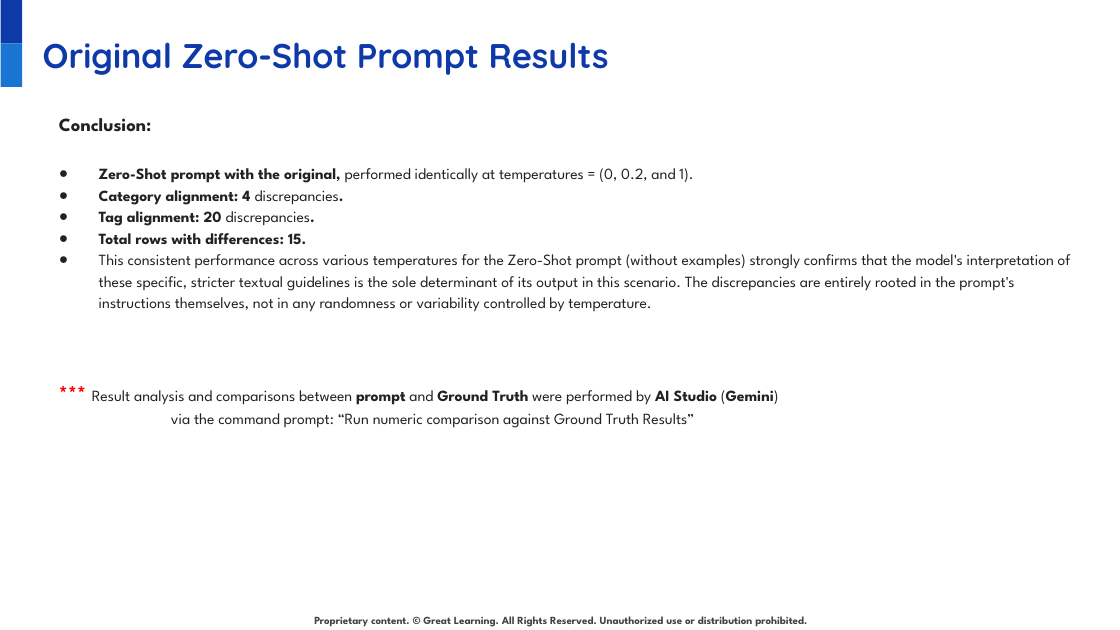
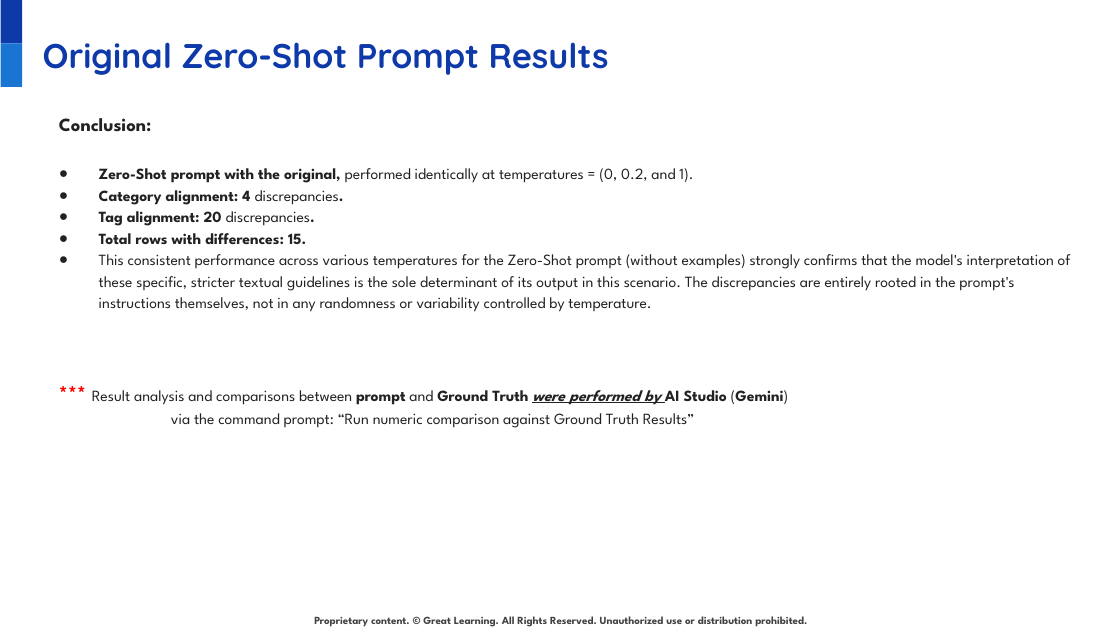
Before and after one commit to juanbucz/GreatLearning-TermProjects, a slide deck: slide 19 of GenAI-Powered Food Delivery Sentiment Analysis/Project Presentation - Business Applications of GenAI - John Buczkowski.pptx. Drawn at 1120x630 pixels with LibreOffice and Linux fonts; fonts in the diff are those of the drawing; background and template pictures are left out. Boxes give left, top, right and bottom in pixels: in the first picture for what was removed or moved away, otherwise in the second. Text is boxed around its words. In the diff, an @@ line names an element or a change of style, - is before the commit and + after.

Commit message:
GenAI - Food Delivery Sentiment Analysis - Few-Shot Prompt models and analysis.

```diff
--- a/GenAI-Powered Food Delivery Sentiment Analysis/Project Presentation - Business Applications of GenAI - John Buczkowski.pptx
+++ b/GenAI-Powered Food Delivery Sentiment Analysis/Project Presentation - Business Applications of GenAI - John Buczkowski.pptx
@@ text at [92,390,789,405]: bold on, italic on, underline on in "were performed by" @@
```
Also in this commit, not shown: 2 other slides changed, 18 slides added, 3 slides removed, 3 other files.
